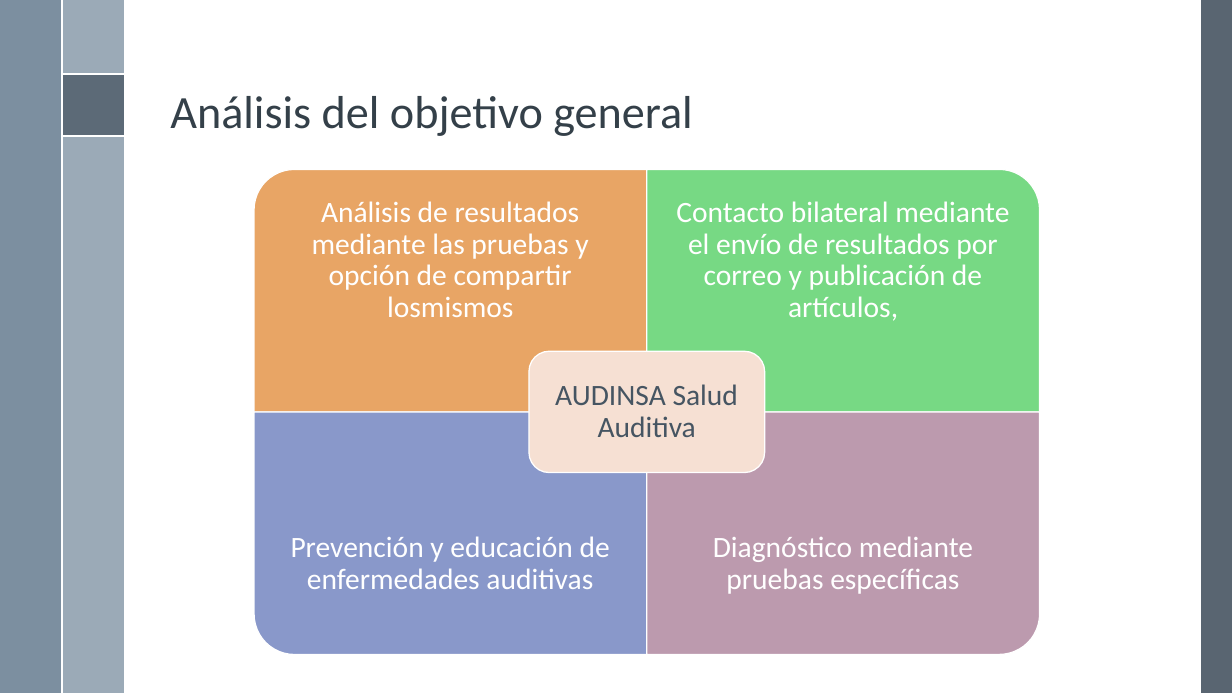
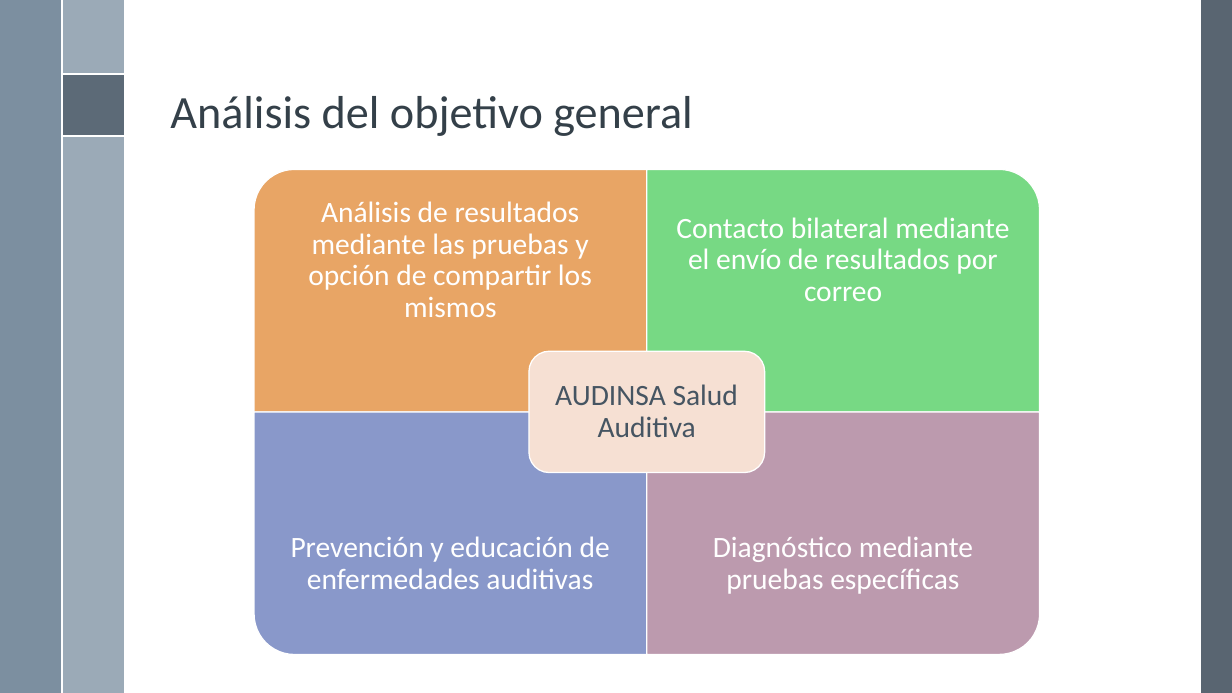
Before and after one commit to rbaltodanog/audinsaapp, a slide deck: slide 12 of documentacion/presentacion/Presentación.pptx. Drawn at 1232x693 pixels with LibreOffice and Linux fonts; fonts in the diff are those of the drawing; background and template pictures are left out. Boxes give left, top, right and bottom in pixels: in the first picture for what was removed or moved away, otherwise in the second. Text is boxed around its words. In the diff, an @@ line names an element or a change of style, - is before the commit and + after.

```diff
--- a/documentacion/presentacion/Presentación.pptx
+++ b/documentacion/presentacion/Presentación.pptx
@@ text at [308,201,592,317]: spaces changed @@
-Análisis de resultados mediante las pruebas y opción de compartir losmismos
+Análisis de resultados mediante las pruebas y opción de compartir los mismos
@@ text at [676,217,1009,301]: text changed @@
-Contacto bilateral mediante el envío de resultados por correo y publicación de artículos,
+Contacto bilateral mediante el envío de resultados por correo
```
Also in this commit, not shown: 3 other slides changed, 2 slides removed.
